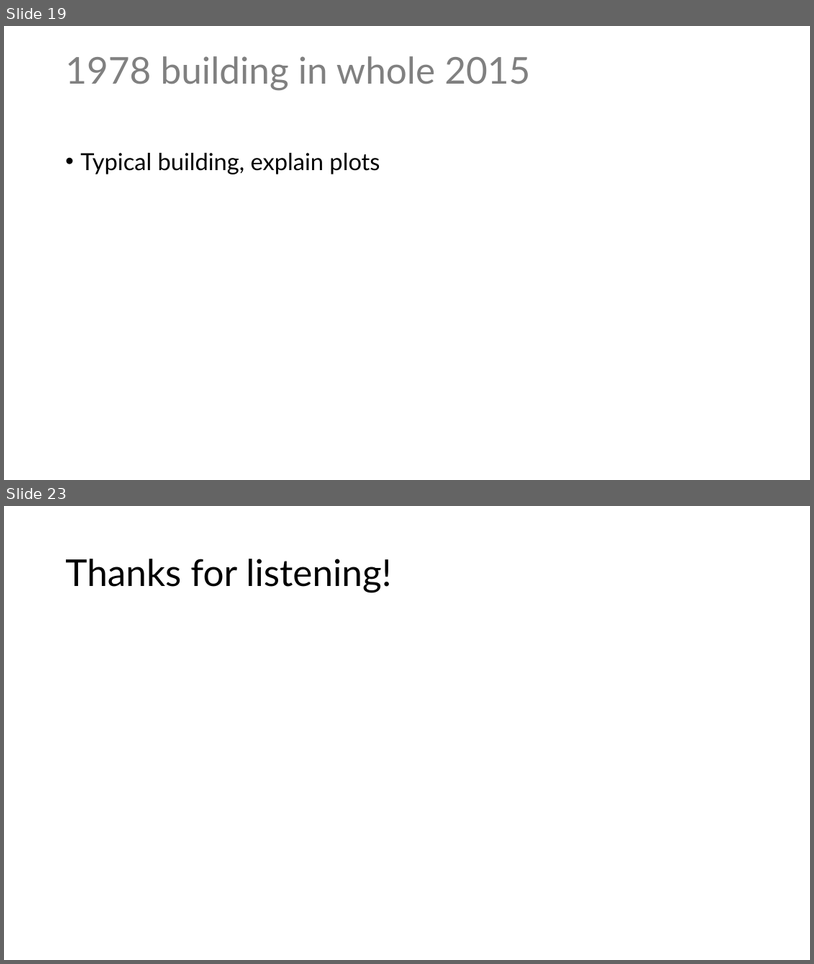
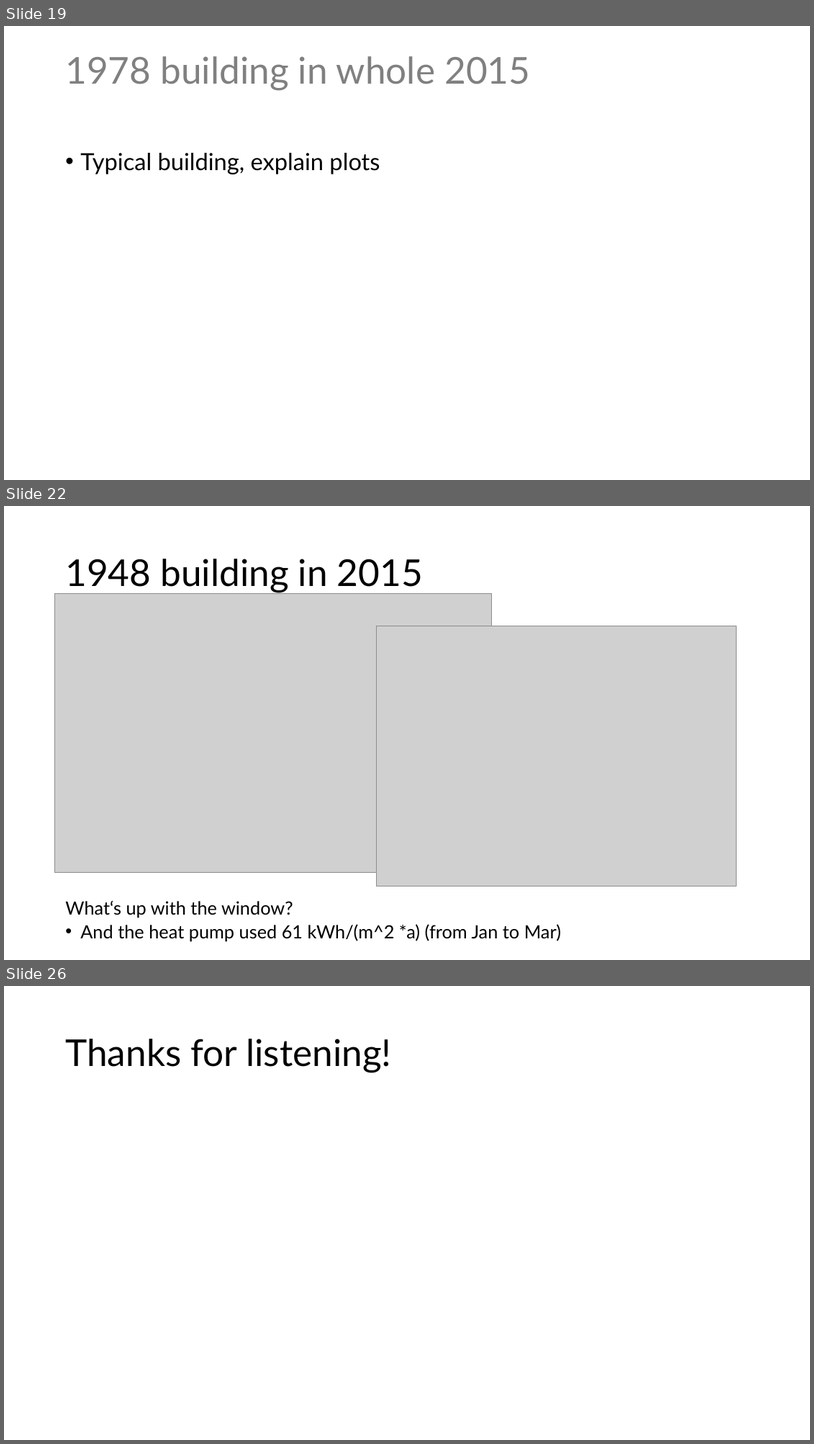
Before and after one commit to eyjomoin/Modeling-buildings-and-their-heating-systems, a slide deck: presentation/heat.pptx. Shown one above the other, each under a label of ours: slides 19 and 23 before the commit, slides 19, 22 and 26 after it; the slides between them are not shown. The pictures are 814x964 and 814x1444 pixels, drawn with LibreOffice and Linux fonts; fonts in the diff are those of the drawing; grey boxes stand for pictures. Boxes give left, top, right and bottom in pixels: in the first picture for what was removed or moved away, otherwise in the second. Text is boxed around its words. In the diff, an @@ line names an element or a change of style, - is before the commit and + after.

```diff
--- a/presentation/heat.pptx
+++ b/presentation/heat.pptx
@@ slide 22 added at [4, 506, 810, 960], background #FFFFFF @@
@@ title added at [65, 559, 423, 592], 44 pt, text #000000 @@
+1948 building in 2015
@@ picture added at [54, 593, 491, 872] @@
@@ picture added at [377, 626, 737, 886] @@
@@ text added at [65, 900, 561, 942], 21.7 pt, text #000000 @@
+What‘s up with the window?
+• And the heat pump used 61 kWh/(m^2 *a) (from Jan to Mar)
@@ what was slide 23 is now slide 26 @@
```
Also in this commit, not shown: 2 slides changed, 3 other slides added, 1 slide removed, 9 other files.
